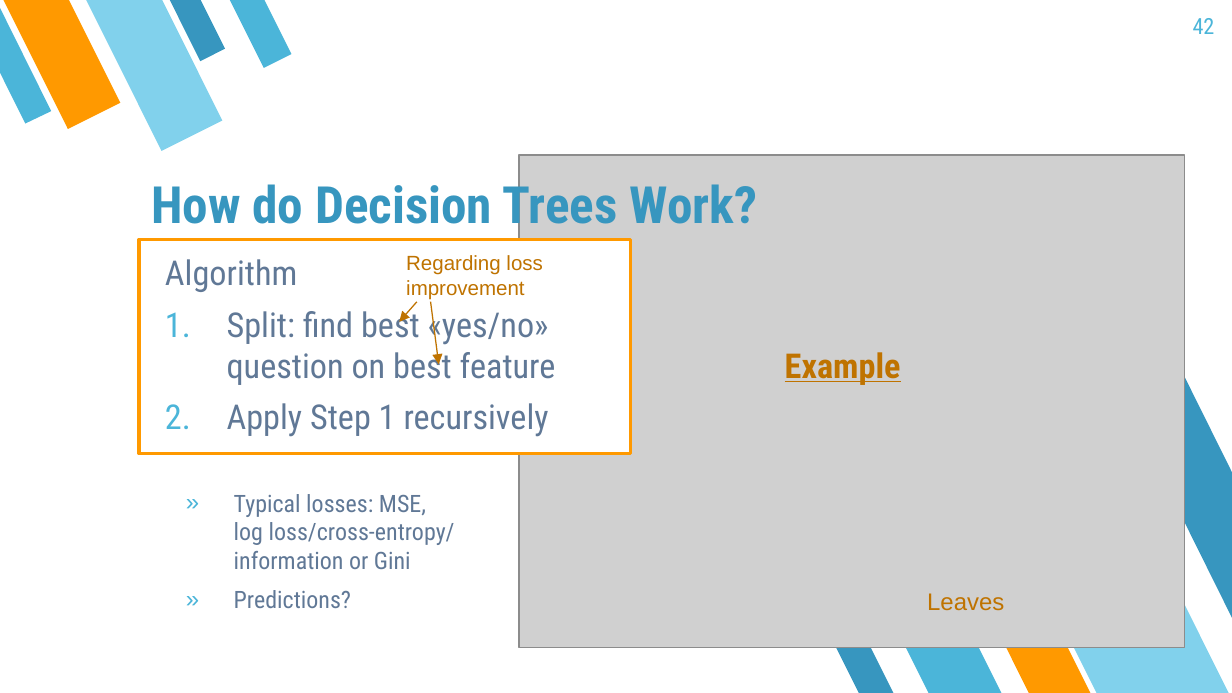
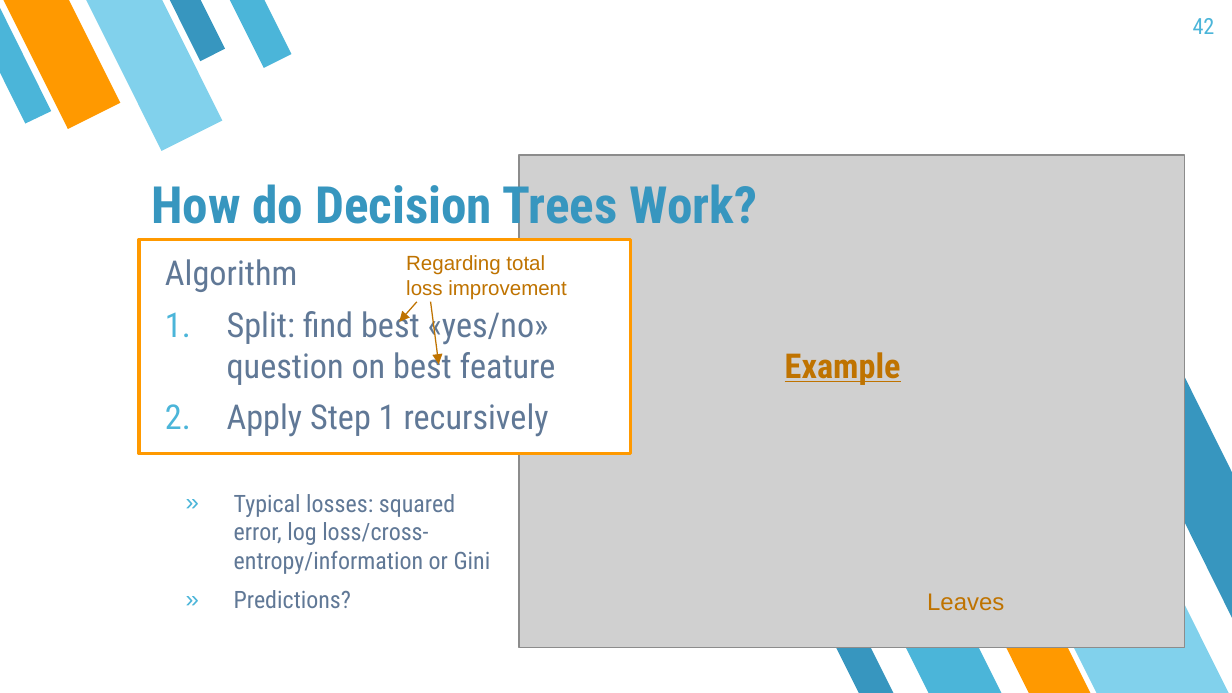
Before and after one commit to mayer79/ml_lecture, a slide deck: slide 42 of slides/ML_Lecture.pptx. Drawn at 1232x693 pixels with LibreOffice and Linux fonts; fonts in the diff are those of the drawing; grey boxes stand for pictures. Boxes give left, top, right and bottom in pixels: in the first picture for what was removed or moved away, otherwise in the second. Text is boxed around its words. In the diff, an @@ line names an element or a change of style, - is before the commit and + after.

Commit message:
fix slides regarding loss, add rmse to solution

```diff
--- a/slides/ML_Lecture.pptx
+++ b/slides/ML_Lecture.pptx
@@ text at [406,255,566,300]: text changed @@
-Regarding loss
-improvement
+Regarding total loss improvement
@@ text at [234,494,491,574]: text changed @@
-» Typical losses: MSE,
-  log loss/cross-entropy/
-  information or Gini
+» Typical losses: squared error, log loss/cross-entropy/information or Gini
```
Also in this commit, not shown: 2 other slides changed, 1 other file.
